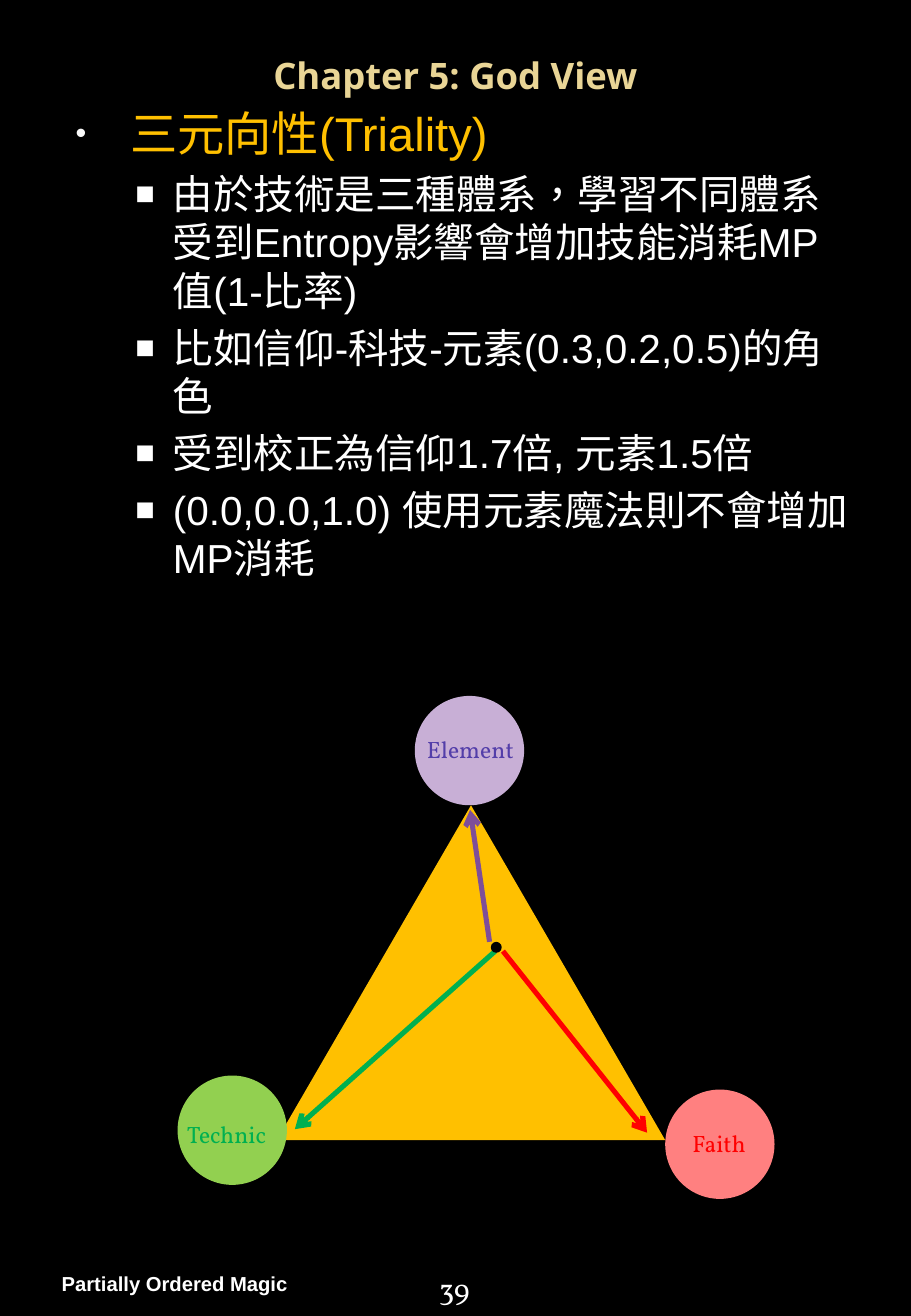
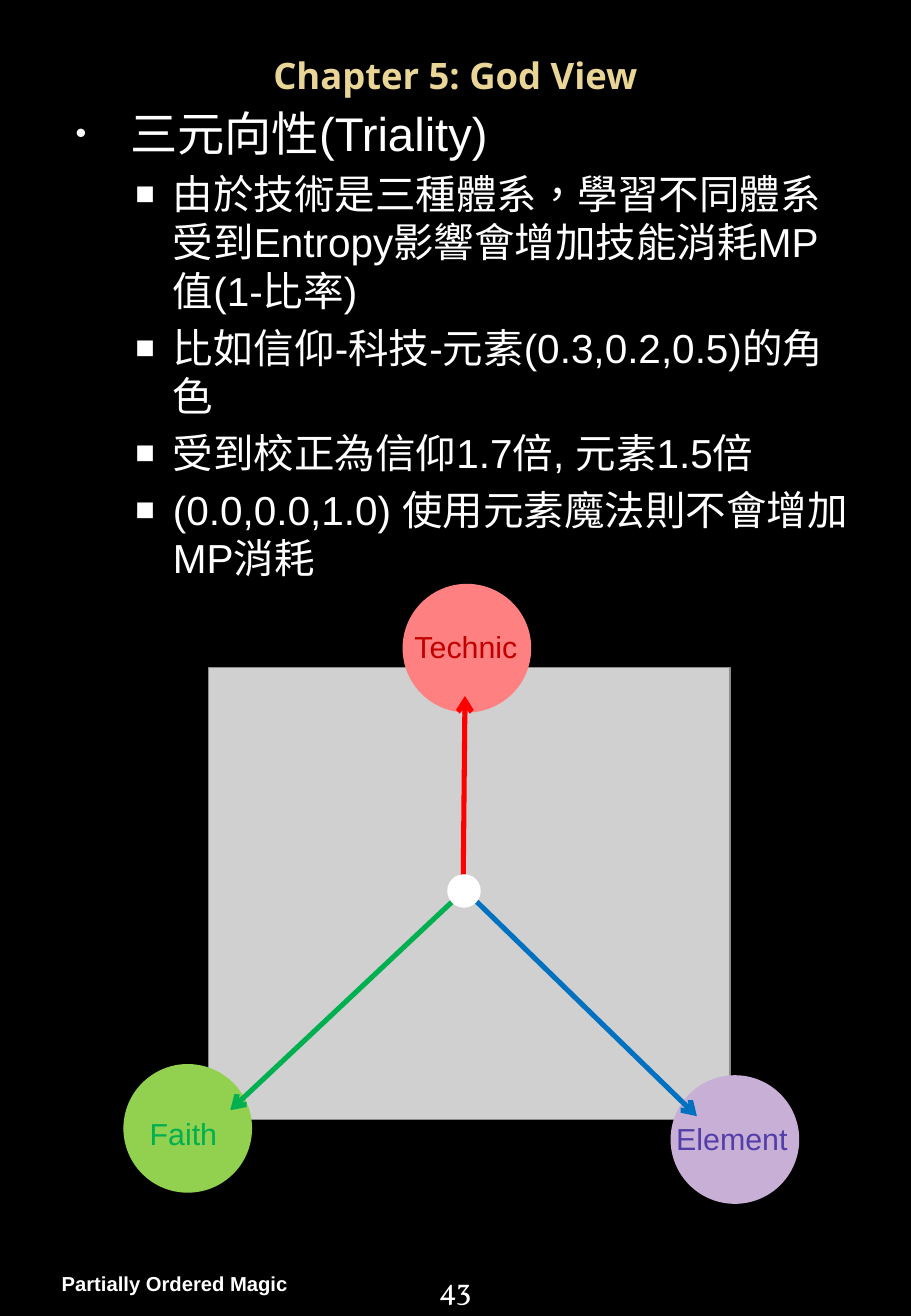
Before and after one commit to PartiallyOrderedMagic/PartiallyOrderedMagic.github.io, a slide deck: slide 44 of MyGame/Partially Ordered Magic Handbook.pptx (slide 40 before the commit). Drawn at 911x1316 pixels with LibreOffice and Linux fonts; fonts in the diff are those of the drawing; grey boxes stand for pictures; background and template pictures are left out. Boxes give left, top, right and bottom in pixels: in the first picture for what was removed or moved away, otherwise in the second. Text is boxed around its words. In the diff, an @@ line names an element or a change of style, - is before the commit and + after.

```diff
--- a/MyGame/Partially Ordered Magic Handbook.pptx
+++ b/MyGame/Partially Ordered Magic Handbook.pptx
@@ text at [130,111,487,161]: text colour #FFC000 to #FFFFFF in "三元向性(Triality)" @@
@@ ellipse: place and size @@
-ellipse at [666,1090,775,1199]
+ellipse at [402,584,531,713]
@@ text "Technic": place and size @@
-text "Technic" at [187,1126,266,1143]
+text "Technic" at [414,636,517,658]
@@ text "Technic" at [414,636,517,658]: size 14 to 18 pt, font Vollkorn to Arial, text colour #00B050 to #C00000 @@
@@ picture added at [209,667,730,1119] @@
@@ arrow moved from (490, 941) - (470, 810) to (463, 883) - (465, 696) @@
@@ arrow (463, 883) - (465, 696): stroke #7E4E99 3 pt to #FF0000 3 pt @@
@@ triangle removed at [277,805,666,1141] @@
@@ arrow moved from (496, 951) - (295, 1130) to (457, 898) - (231, 1110) @@
@@ ellipse: place and size @@
-ellipse at [491,941,502,952]
+ellipse at [447,875,481,909]
@@ ellipse at [447,875,481,909]: fill #000000 to #FFFFFF @@
@@ arrow moved from (503, 951) - (647, 1132) to (471, 896) - (697, 1116) @@
@@ arrow (471, 896) - (697, 1116): stroke #FF0000 3 pt to #0070C0 3 pt @@
@@ ellipse: place and size @@
-ellipse at [177,1075,287,1184]
+ellipse at [124,1064,253,1193]
@@ ellipse: place and size @@
-ellipse at [415,696,525,805]
+ellipse at [670,1075,799,1204]
@@ text "Faith": place and size @@
-text "Faith" at [692,1135,745,1152]
+text "Faith" at [150,1123,217,1145]
@@ text "Faith" at [150,1123,217,1145]: size 14 to 18 pt, font Vollkorn to Arial, text colour #FF0000 to #00B050 @@
@@ text "Element": place and size @@
-text "Element" at [427,741,514,758]
+text "Element" at [676,1128,787,1150]
@@ text "Element" at [676,1128,787,1150]: size 14 to 18 pt, font Vollkorn to Arial @@
@@ page number at [439,1284,471,1306]: text changed @@
-39
+43
```
Also in this commit, not shown: 19 other slides changed, 11 slides added, 1 other file.
